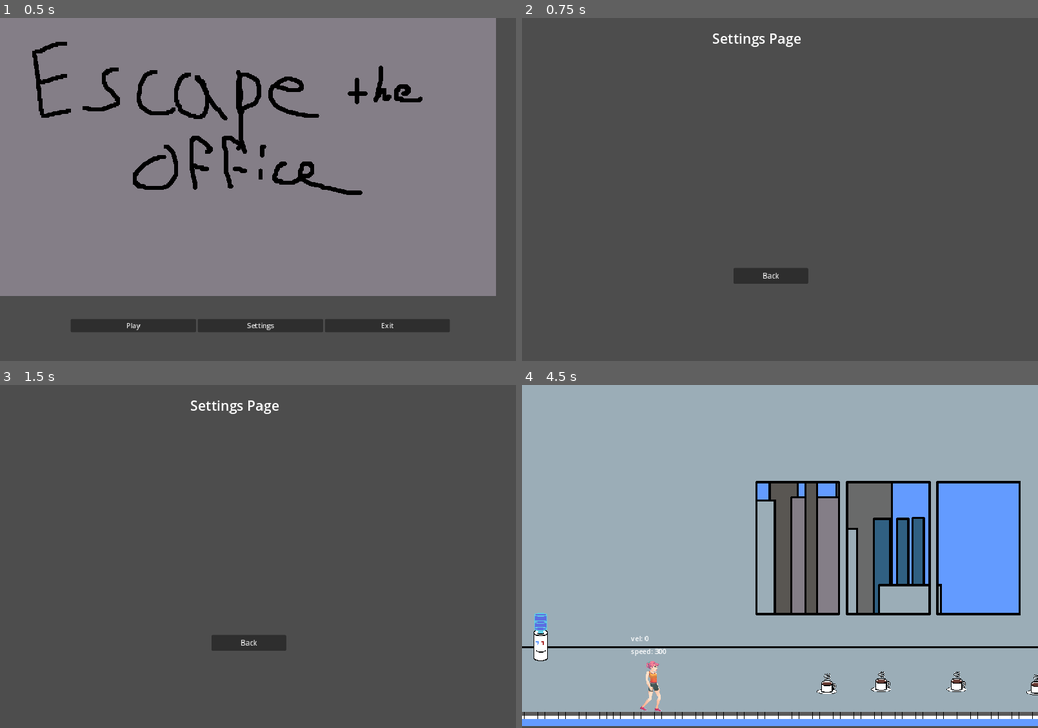
Above: before the commit, frames 1-4 (two rows, left to right).
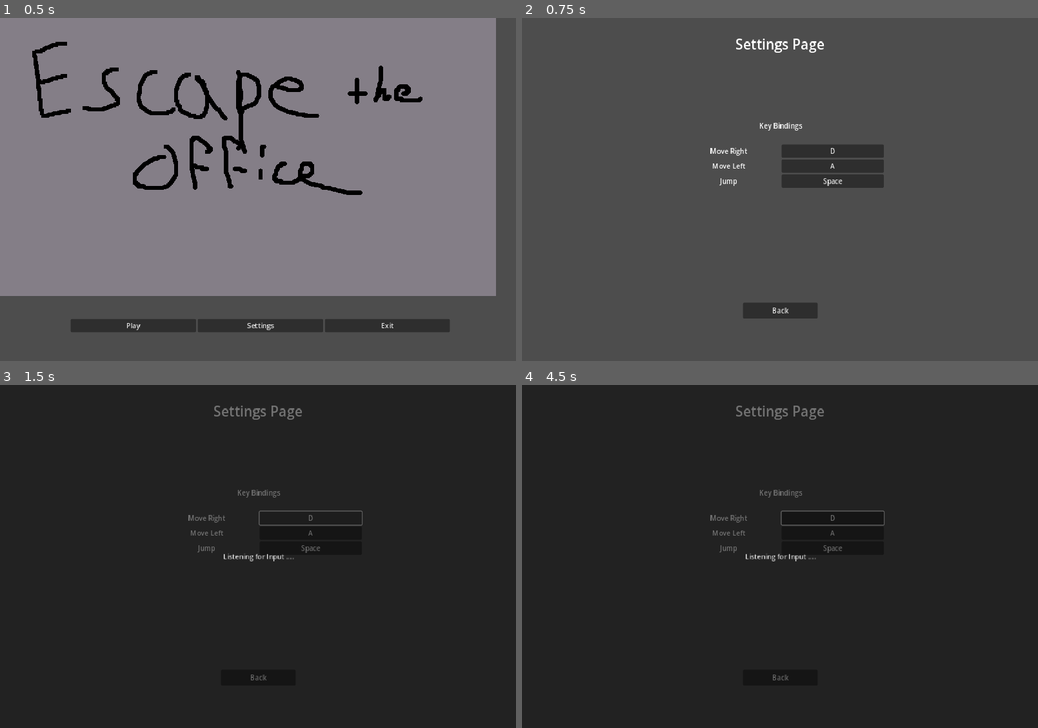
Above: after the commit, the same moments.

Repository: pilsnerpals/escape-gwj
Game: Godot game, scene res://Scenes/Menus/MainMenu.tscn
The game is run twice, just before and just after one commit, with the same random seed, the same clock (stepped at 60 frames per second) and the same inputs. The engine's default icon, where the game draws it, is replaced by a stand-in: a white triangle on a blue panel in a dark square. Sound files missing from this copy of the repository are replaced by a short silence.
Inputs (mouse positions are in pixels of both pictures, inside the frame that each line leads up to):
- Up to frame 1 (0.5 s): no input
- Up to frame 2 (0.75 s): click "Settings" at 0.5 s
- Up to frame 3 (1.5 s): click (309, 518) at 1.25 s, where only the run after the commit has a clickable "D"
- Up to frame 4 (4.5 s): click (831, 532) at 2 s, where only the run after the commit has a clickable "A"; click (831, 546) at 2.75 s, where only the run after the commit has a clickable "Space"; click "Back" at 3.5 s; click (656, 693) at 4.25 s, where only the run before the commit has a clickable "Play"

Frame 1 is identical in both runs. In frame 2, 4.2% of the frame differs, in the area x 36-71%, y 4-88%; in frame 3, 99%; in frame 4, 100%, in the area x 0-100%, y 0-100%.

Commit message:
starting to figure out keybinding stuff

Diff:
--- a/Scenes/Menus/Settings.gd
+++ b/Scenes/Menus/Settings.gd
@@ -1,16 +1,58 @@
 extends Control
 
+class BindingInfo:
+	var button: Button
+	var action: String
+	func _init(_button: Button, _action: String):
+		button = _button
+		action = _action
 
+@onready var rightBinding: Button = $"Actions/GridContainer/Move Right Binding"
+@onready var leftBinding: Button = $"Actions/GridContainer/Move Left Binding"
+@onready var jumpBinding: Button = $"Actions/GridContainer/Jump Binding"
+@onready var popup: Popup = $"Popup"
+
+var keybindings: Array[BindingInfo] = []
+var listening: bool = false
 # Called when the node enters the scene tree for the first time.
 func _ready():
-	pass # Replace with function body.
+	keybindings.append(BindingInfo.new(rightBinding, "move_right"))
+	keybindings.append(	BindingInfo.new(leftBinding, "move_left"))
+	keybindings.append(BindingInfo.new(jumpBinding, "move_jump"))
 
-
-# Called every frame. 'delta' is the elapsed time since the previous frame.
-func _process(delta):
-	pass
-
+	var bindings: Array = InputMap.get_actions();
+	for binding in keybindings:
+		var events: Array[InputEvent] = InputMap.action_get_events(binding.action)
+		var action_text = events[0].as_text();
+		var action_name = action_text.split(" ")[0]
+		binding.button.text = action_name
 
 func _on_back_pressed():
 	get_tree().change_scene_to_file("res://Scenes/Menus/MainMenu.tscn")
 	pass # Replace with function body.
+
+func _unhandled_key_input(event):
+	if listening:
+		if event is InputEventKey:
+			print(event)
+			listening = false
+			popup.visible = false
+
+func _handleButtonPress(name: String):
+	popup.visible = true
+	listening = true
+	pass
+
+func _on_move_right_binding_pressed():
+	_handleButtonPress("test")
+	pass # Replace with function body.
+
+
+func _on_move_left_binding_pressed():
+	_handleButtonPress("test")
+	pass # Replace with function body.
+
+
+func _on_jump_binding_pressed():
+	_handleButtonPress("test")
+	pass # Replace with function body.
--- a/Scenes/Menus/Settings.tscn
+++ b/Scenes/Menus/Settings.tscn
@@ -12,20 +12,135 @@
 script = ExtResource("1_pyshn")
 
 [node name="Label" type="Label" parent="."]
-layout_mode = 0
-offset_left = 442.0
-offset_top = 25.0
-offset_right = 650.0
-offset_bottom = 70.0
+layout_mode = 1
+anchors_preset = 5
+anchor_left = 0.5
+anchor_right = 0.5
+offset_left = -104.0
+offset_top = 38.0
+offset_right = 104.0
+offset_bottom = 83.0
+grow_horizontal = 2
 theme_override_font_sizes/font_size = 32
 text = "Settings Page"
 
 [node name="back" type="Button" parent="."]
-layout_mode = 0
-offset_left = 491.0
-offset_top = 583.0
-offset_right = 665.0
-offset_bottom = 620.0
+layout_mode = 1
+anchors_preset = 7
+anchor_left = 0.5
+anchor_top = 1.0
+anchor_right = 0.5
+anchor_bottom = 1.0
+offset_left = -87.0
+offset_top = -136.0
+offset_right = 87.0
+offset_bottom = -99.0
+grow_horizontal = 2
+grow_vertical = 0
 text = "Back"
 
+[node name="Actions" type="Control" parent="."]
+layout_mode = 1
+anchors_preset = 8
+anchor_left = 0.5
+anchor_top = 0.5
+anchor_right = 0.5
+anchor_bottom = 0.5
+offset_left = -144.0
+offset_top = -160.5
+offset_right = 144.0
+offset_bottom = 160.5
+grow_horizontal = 2
+grow_vertical = 2
+
+[node name="Key Bindings" type="Label" parent="Actions"]
+layout_mode = 1
+anchors_preset = 5
+anchor_left = 0.5
+anchor_right = 0.5
+offset_left = -49.5
+offset_right = 49.5
+offset_bottom = 23.0
+grow_horizontal = 2
+size_flags_horizontal = 10
+size_flags_stretch_ratio = 0.5
+text = "Key Bindings"
+
+[node name="GridContainer" type="GridContainer" parent="Actions"]
+layout_mode = 1
+anchors_preset = 8
+anchor_left = 0.5
+anchor_top = 0.5
+anchor_right = 0.5
+anchor_bottom = 0.5
+offset_left = -240.5
+offset_top = -106.0
+offset_right = 240.5
+offset_bottom = 106.0
+grow_horizontal = 2
+grow_vertical = 2
+columns = 2
+
+[node name="Move Right" type="Label" parent="Actions/GridContainer"]
+layout_mode = 2
+size_flags_horizontal = 3
+text = "Move Right"
+horizontal_alignment = 1
+
+[node name="Move Right Binding" type="Button" parent="Actions/GridContainer"]
+layout_mode = 2
+size_flags_horizontal = 3
+
+[node name="Move Left" type="Label" parent="Actions/GridContainer"]
+layout_mode = 2
+size_flags_horizontal = 3
+text = "Move Left"
+horizontal_alignment = 1
+
+[node name="Move Left Binding" type="Button" parent="Actions/GridContainer"]
+layout_mode = 2
+size_flags_horizontal = 3
+
+[node name="Jump" type="Label" parent="Actions/GridContainer"]
+layout_mode = 2
+size_flags_horizontal = 3
+text = "Jump
+"
+horizontal_alignment = 1
+
+[node name="Jump Binding" type="Button" parent="Actions/GridContainer"]
+layout_mode = 2
+size_flags_horizontal = 3
+
+[node name="Popup" type="Popup" parent="."]
+size = Vector2i(1200, 800)
+transparent = true
+content_scale_mode = 1
+
+[node name="ColorRect" type="ColorRect" parent="Popup"]
+anchors_preset = 15
+anchor_right = 1.0
+anchor_bottom = 1.0
+grow_horizontal = 2
+grow_vertical = 2
+color = Color(0, 0, 0, 0.54902)
+
+[node name="Label" type="Label" parent="Popup"]
+anchors_preset = 8
+anchor_left = 0.5
+anchor_top = 0.5
+anchor_right = 0.5
+anchor_bottom = 0.5
+offset_left = -82.5
+offset_top = -11.5
+offset_right = 82.5
+offset_bottom = 11.5
+grow_horizontal = 2
+grow_vertical = 2
+text = "Listening for Input ...."
+horizontal_alignment = 1
+
 [connection signal="pressed" from="back" to="." method="_on_back_pressed"]
+[connection signal="pressed" from="Actions/GridContainer/Move Right Binding" to="." method="_on_move_right_binding_pressed"]
+[connection signal="pressed" from="Actions/GridContainer/Move Left Binding" to="." method="_on_move_left_binding_pressed"]
+[connection signal="pressed" from="Actions/GridContainer/Jump Binding" to="." method="_on_jump_binding_pressed"]
--- a/project.godot
+++ b/project.godot
@@ -31,13 +31,11 @@
 move_left={
 "deadzone": 0.5,
 "events": [Object(InputEventKey,"resource_local_to_scene":false,"resource_name":"","device":-1,"window_id":0,"alt_pressed":false,"shift_pressed":false,"ctrl_pressed":false,"meta_pressed":false,"pressed":false,"keycode":0,"physical_keycode":65,"key_label":0,"unicode":97,"echo":false,"script":null)
-, Object(InputEventKey,"resource_local_to_scene":false,"resource_name":"","device":-1,"window_id":0,"alt_pressed":false,"shift_pressed":false,"ctrl_pressed":false,"meta_pressed":false,"pressed":false,"keycode":0,"physical_keycode":4194319,"key_label":0,"unicode":0,"echo":false,"script":null)
 ]
 }
 move_right={
 "deadzone": 0.5,
 "events": [Object(InputEventKey,"resource_local_to_scene":false,"resource_name":"","device":-1,"window_id":0,"alt_pressed":false,"shift_pressed":false,"ctrl_pressed":false,"meta_pressed":false,"pressed":false,"keycode":0,"physical_keycode":68,"key_label":0,"unicode":100,"echo":false,"script":null)
-, Object(InputEventKey,"resource_local_to_scene":false,"resource_name":"","device":-1,"window_id":0,"alt_pressed":false,"shift_pressed":false,"ctrl_pressed":false,"meta_pressed":false,"pressed":false,"keycode":0,"physical_keycode":68,"key_label":0,"unicode":100,"echo":false,"script":null)
 ]
 }
 move_jump={
Not shown: 1 places in Scenes/game_play.tscn that only renumber resources
